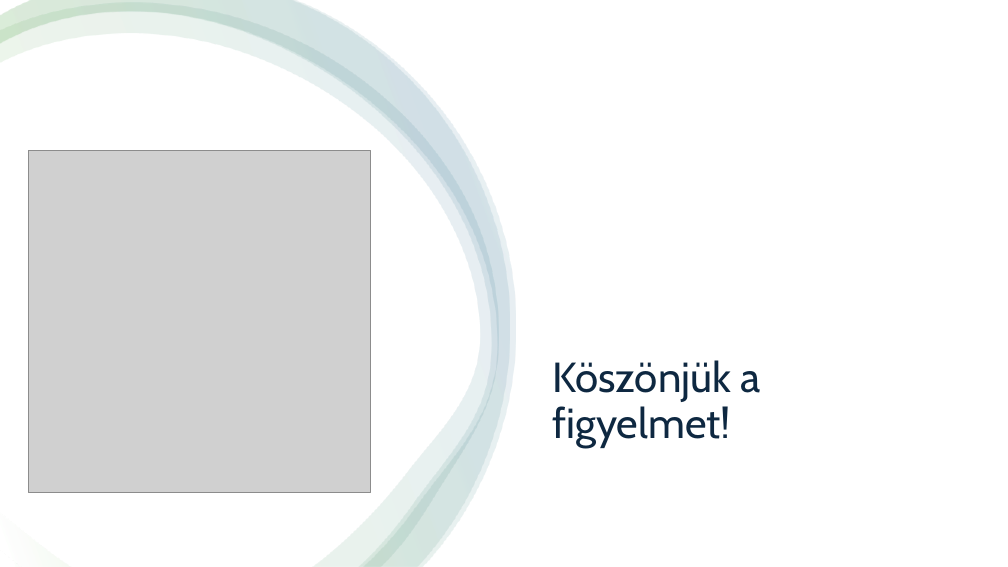
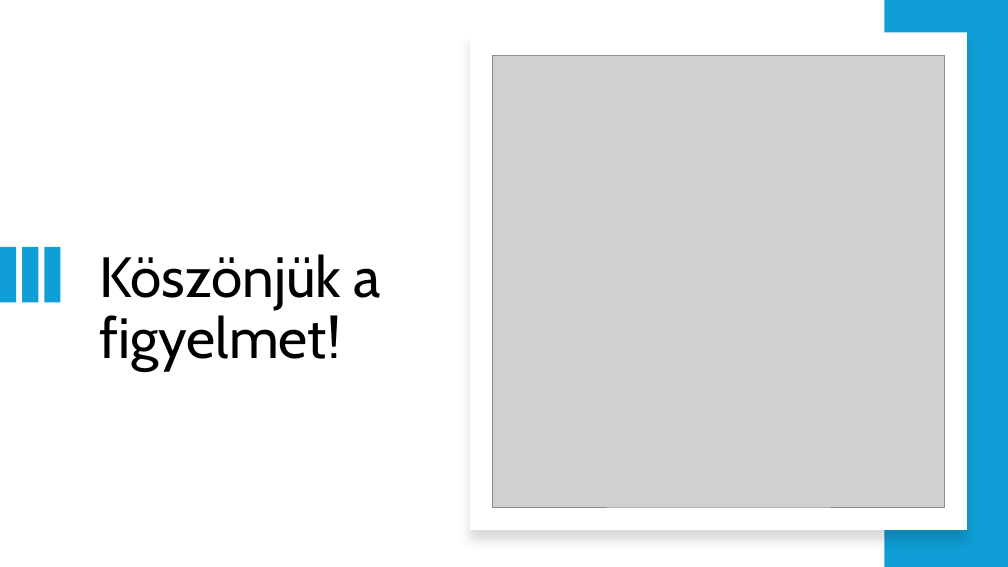
Before and after one commit to szollosyi/BeeHealthy, a slide deck: slide 16 of ppt.pptx. Drawn at 1008x567 pixels with LibreOffice and Linux fonts; fonts in the diff are those of the drawing; grey boxes stand for pictures. Boxes give left, top, right and bottom in pixels: in the first picture for what was removed or moved away, otherwise in the second. Text is boxed around its words. In the diff, an @@ line names an element or a change of style, - is before the commit and + after.

```diff
--- a/ppt.pptx
+++ b/ppt.pptx
@@ freeform shape removed at (0, 3, 498, 567) @@
@@ freeform shape removed at (0, 0, 510, 567) @@
@@ freeform shape removed at (0, 0, 516, 566) @@
@@ rectangle added at (885, 0, 1008, 567), fill #0F9ED5 @@
@@ rectangle: place and size @@
-rectangle at (0, 0, 1008, 567)
+rectangle at (470, 33, 967, 530)
@@ rectangle at (470, 33, 967, 530): shadow on @@
@@ picture added at (493, 55, 945, 507) @@
@@ picture removed at (28, 150, 371, 493) @@
@@ rectangle added at (0, 247, 16, 302), fill #0F9ED5 @@
@@ rectangle added at (22, 247, 38, 302), fill #0F9ED5 @@
@@ rectangle added at (45, 247, 60, 302), fill #0F9ED5 @@
@@ title "Köszönjük a figyelmet!": place and size @@
-title "Köszönjük a figyelmet!" at (552, 360, 761, 448)
+title "Köszönjük a figyelmet!" at (100, 254, 381, 371)
@@ title "Köszönjük a figyelmet!" at (100, 254, 381, 371): size 40 to 54 pt, text colour #0E2841 to #000000 @@
```
Also in this commit, not shown: 1 other slide changed.
